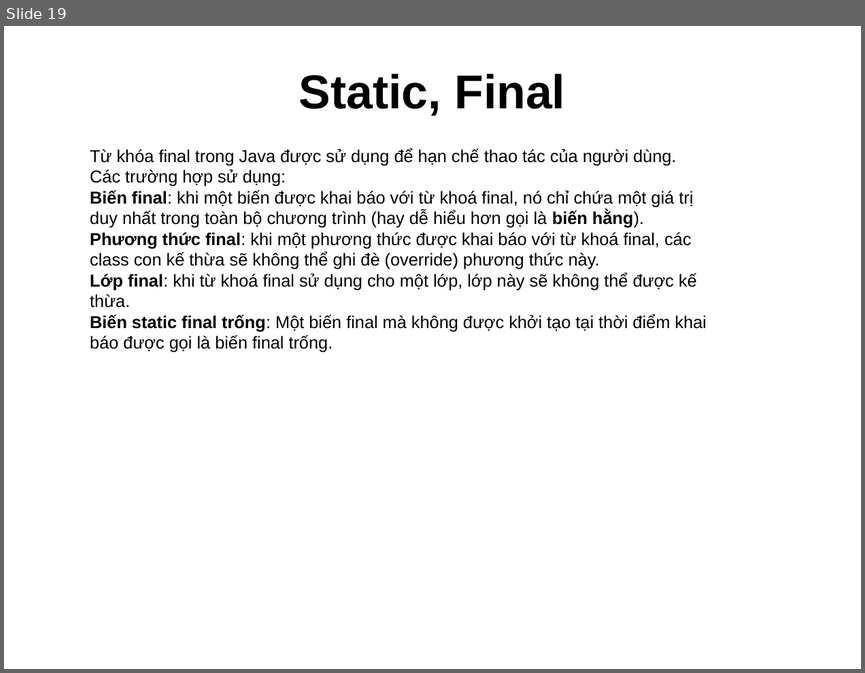
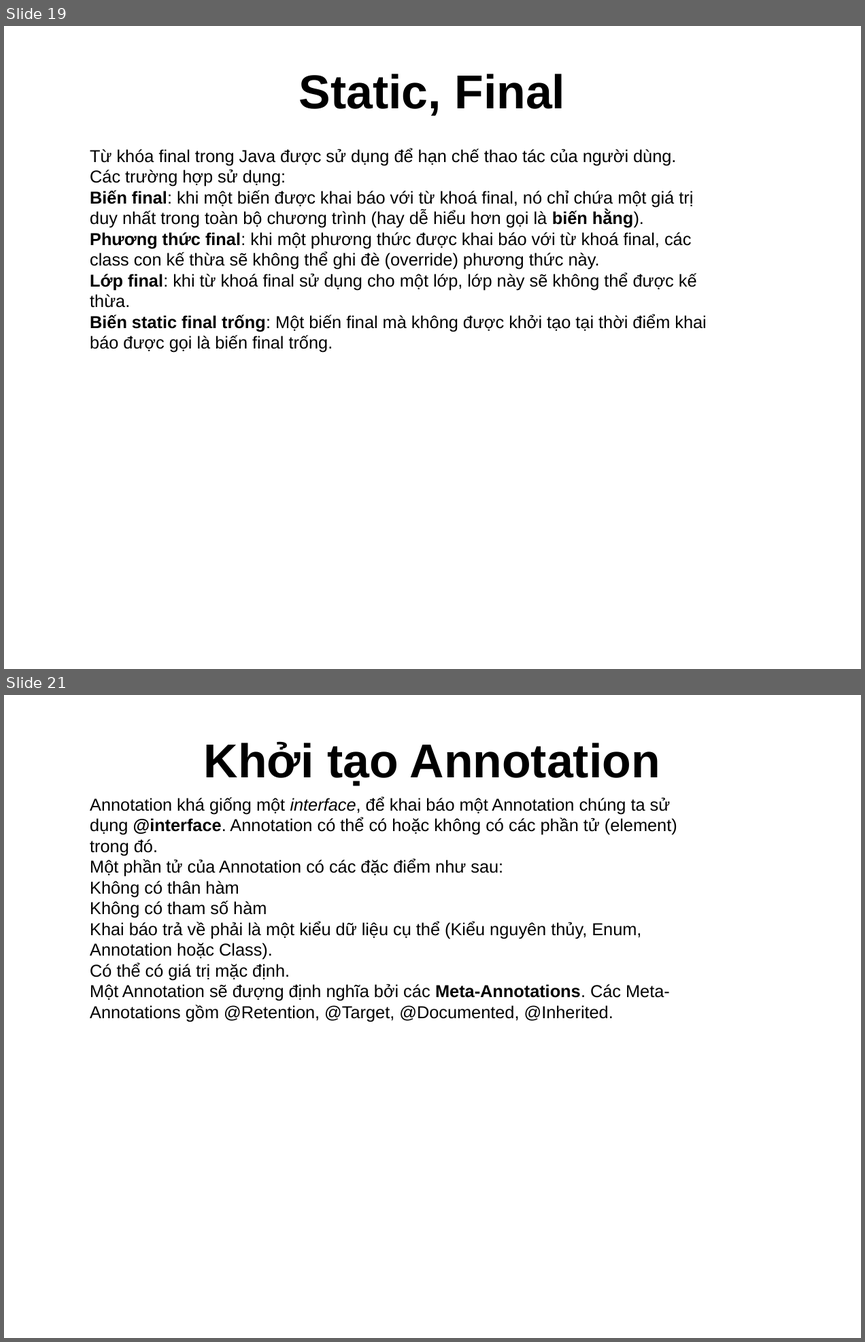
Before and after one commit to truongphan/documents, a slide deck: JavaCore.pptx. Shown one above the other, each under a label of ours: slide 19 before the commit, slides 19 and 21 after it; the slides between them are not shown. The pictures are 865x673 and 865x1342 pixels, drawn with LibreOffice and Linux fonts; fonts in the diff are those of the drawing. Boxes give left, top, right and bottom in pixels: in the first picture for what was removed or moved away, otherwise in the second. Text is boxed around its words. In the diff, an @@ line names an element or a change of style, - is before the commit and + after.

```diff
--- a/JavaCore.pptx
+++ b/JavaCore.pptx
@@ slide 21 added at bbox=[4, 695, 861, 1338], background #FFFFFF @@
@@ text added at bbox=[204, 741, 660, 786], 44 pt, text #000000, bold @@
+Khởi tạo Annotation
@@ text added at bbox=[90, 796, 677, 1021], 16 pt, text #000000 @@
+Annotation khá giống một interface, để khai báo một Annotation chúng ta sử dụng @interface. Annotation có thể có hoặc không có các phần tử (element) trong đó.
+Một phần tử của Annotation có các đặc điểm như sau:
+Không có thân hàm
+Không có tham số hàm
+Khai báo trả về phải là một kiểu dữ liệu cụ thể (Kiểu nguyên thủy, Enum, Annotation hoặc Class).
+Có thể có giá trị mặc định.
+Một Annotation sẽ đượng định nghĩa bởi các Meta-Annotations. Các Meta-Annotations gồm @Retention, @Target, @Documented, @Inherited.
```
Also in this commit, not shown: 1 slide changed, 1 other slide added.
